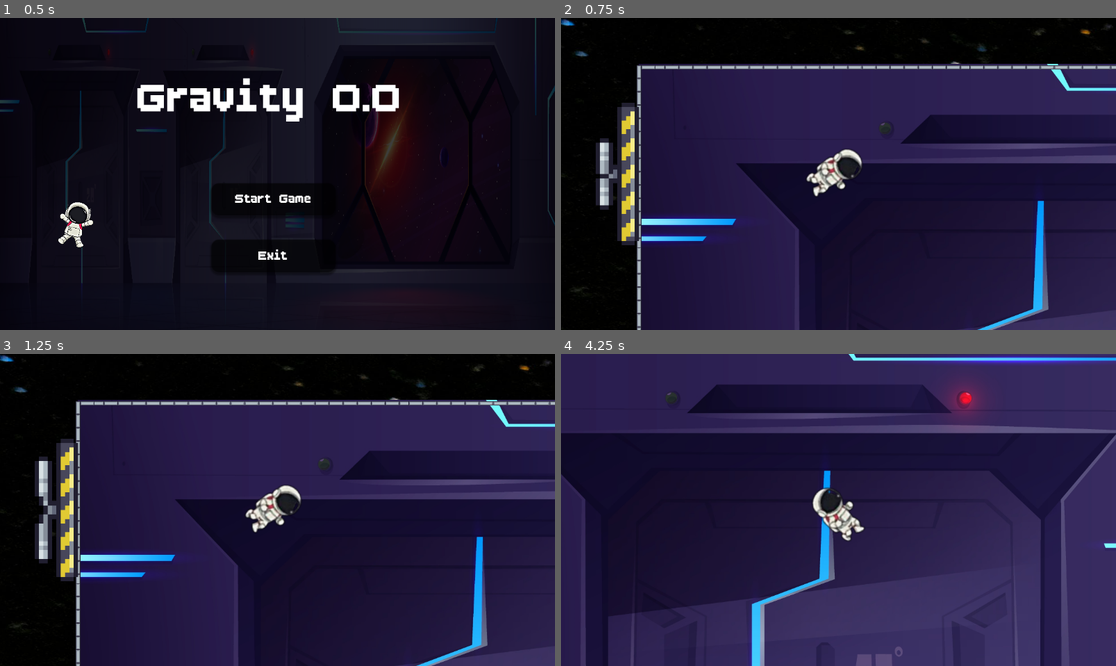
Above: before the commit, frames 1-4 (two rows, left to right).
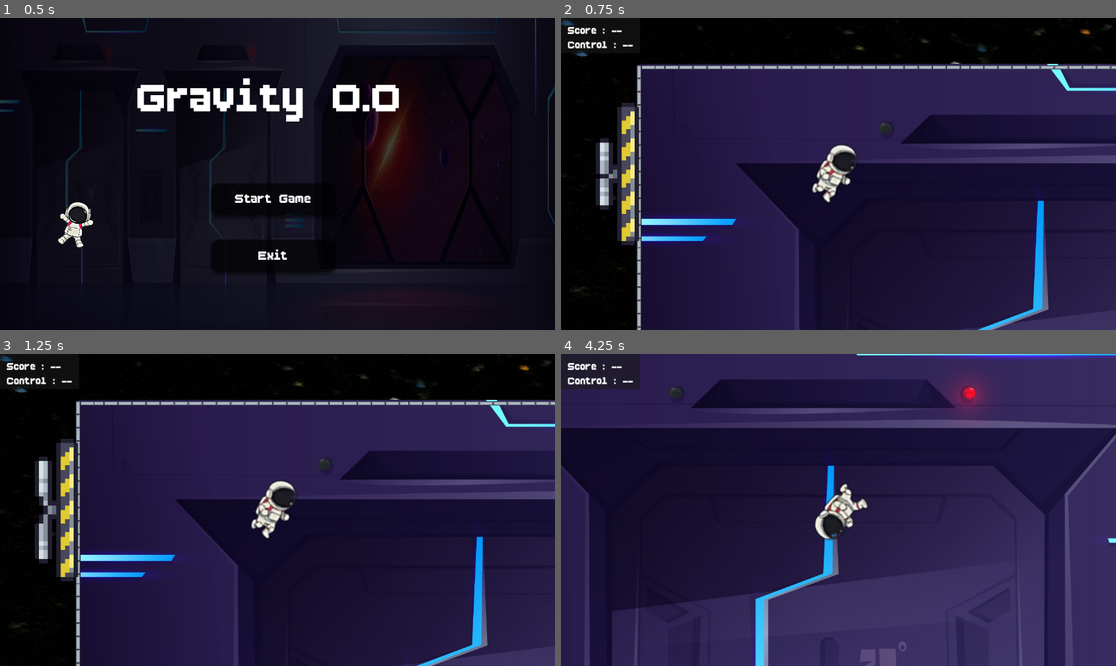
Above: after the commit, the same moments.

Repository: pritom-banik/godot-game
Game: Godot game, scene res://start_menu.tscn
Two runs of this game, one before a commit and one after it. Both use one fixed random seed, a clock stepped at 60 frames per second and the inputs below.
Inputs:
- Up to frame 1 (0.5 s): no input
- Up to frame 2 (0.75 s): click "Start Game" at 0.5 s
- Up to frame 3 (1.25 s): no input
- Up to frame 4 (4.25 s): tap Enter (ui_accept) at 1.25, 1.52, 2.27, 3.5, 3.77 s; hold Right (ui_right) 1.28-2.03 s; tap W (open_quiz) every 0.75 s from 1.35 to 3.6 s; hold Down (ui_down) 2.03-2.78 s; hold Right (ui_right) 2.78-3.53 s; hold Up (ui_up) from 3.53 s (still down)

Frame 1 is identical in both runs. In frame 2, 1.1% of the frame differs, in the area x 0-55%, y 0-60%; in frame 3, 1.1%; in frame 4, 12%, in the area x 0-100%, y 0-100%.

Commit message:
added score card,character animation,popup

Diff:
--- a/character-scene.tscn
+++ b/character-scene.tscn
@@ -1,9 +1,17 @@
-[gd_scene load_steps=6 format=3 uid="uid://bcubdf2itowf3"]
+[gd_scene load_steps=8 format=3 uid="uid://bcubdf2itowf3"]
 
 [ext_resource type="Texture2D" uid="uid://cfx0tp7stx8jd" path="res://asstes/Shadow Chara 1.png" id="1_2xs5p"]
 [ext_resource type="Script" uid="uid://f8jg42imuavk" path="res://character_scene.gd" id="1_651x7"]
 
 [sub_resource type="AtlasTexture" id="AtlasTexture_b0qm5"]
+atlas = ExtResource("1_2xs5p")
+region = Rect2(652, 0, 652, 333)
+
+[sub_resource type="AtlasTexture" id="AtlasTexture_651x7"]
+atlas = ExtResource("1_2xs5p")
+region = Rect2(0, 0, 652, 333)
+
+[sub_resource type="AtlasTexture" id="AtlasTexture_l5c3g"]
 atlas = ExtResource("1_2xs5p")
 region = Rect2(652, 0, 652, 333)
 
@@ -16,6 +24,17 @@
 "loop": true,
 "name": &"default",
 "speed": 5.0
+}, {
+"frames": [{
+"duration": 1.0,
+"texture": SubResource("AtlasTexture_651x7")
+}, {
+"duration": 1.0,
+"texture": SubResource("AtlasTexture_l5c3g")
+}],
+"loop": true,
+"name": &"floating",
+"speed": 4.0
 }]
 
 [sub_resource type="CapsuleShape2D" id="CapsuleShape2D_2xs5p"]
@@ -29,12 +48,13 @@
 [node name="animatedspite2d" type="AnimatedSprite2D" parent="."]
 texture_filter = 1
 position = Vector2(76, -23)
+rotation = -0.474808
 scale = Vector2(0.768405, 0.782282)
 sprite_frames = SubResource("SpriteFrames_embuo")
 autoplay = "default"
-frame_progress = 0.658906
+frame_progress = 0.0581023
 
 [node name="CollisionShape2D" type="CollisionShape2D" parent="."]
 position = Vector2(78, -23)
-rotation = 0.802954
+rotation = 0.310613
 shape = SubResource("CapsuleShape2D_2xs5p")
--- a/character_scene.gd
+++ b/character_scene.gd
@@ -1,30 +1,44 @@
 extends RigidBody2D
+
+@onready var animatedspite_2d: AnimatedSprite2D = $animatedspite2d
+
 
 @export var thrust := 500.0       # movement strength
 @export var torque_force := 0.0  # how strong the rotation is
 
 func _physics_process(delta: float) -> void:
 	var input_vector = Vector2.ZERO
+	animatedspite_2d.animation="default"
 
 	# Linear thrust (forward/back/left/right)
 	if Input.is_action_pressed("ui_up"):
 		input_vector.y -= 1
+		animatedspite_2d.animation="floating"
 	if Input.is_action_pressed("ui_down"):
 		input_vector.y += 1
+		animatedspite_2d.animation="floating"
 	if Input.is_action_pressed("ui_left"):
 		input_vector.x -= 1
+		animatedspite_2d.animation="floating"
 	if Input.is_action_pressed("ui_right"):
 		input_vector.x += 1
+		animatedspite_2d.animation="floating"
 
 	if input_vector != Vector2.ZERO:
 		apply_impulse(input_vector.normalized() * thrust * delta)
 
 	# Rotation control (slow turning)
-	if Input.is_action_pressed("ui_left"):
-		apply_torque_impulse(-torque_force * delta)
-	if Input.is_action_pressed("ui_right"):
-		apply_torque_impulse(torque_force * delta)
-	if Input.is_action_pressed("ui_left"):
-		angular_velocity -= torque_force * delta
-	elif Input.is_action_pressed("ui_right"):
-		angular_velocity += torque_force * delta
+	#if Input.is_action_pressed("ui_left"):
+		#apply_torque_impulse(-torque_force * delta)
+	#if Input.is_action_pressed("ui_right"):
+		#apply_torque_impulse(torque_force * delta)
+	#if Input.is_action_pressed("ui_left"):
+		#angular_velocity -= torque_force * delta
+	#elif Input.is_action_pressed("ui_right"):
+		#angular_velocity += torque_force * delta
+
+	var isleft = input_vector.x<0
+	animatedspite_2d.flip_h=isleft
+
+	var isup = input_vector.y<0
+	animatedspite_2d.flip_v = isup
--- a/main-node-2d.tscn
+++ b/main-node-2d.tscn
@@ -1,9 +1,10 @@
-[gd_scene load_steps=12 format=4 uid="uid://dbgg7volws55y"]
+[gd_scene load_steps=13 format=4 uid="uid://dbgg7volws55y"]
 
 [ext_resource type="Texture2D" uid="uid://cpii4frbmk3jt" path="res://asstes/background.jpg" id="1_imnkx"]
 [ext_resource type="Texture2D" uid="uid://cid0siarrmkra" path="res://asstes/space-2.jpg" id="1_xobtm"]
 [ext_resource type="Texture2D" uid="uid://lsmlkam74slf" path="res://asstes/Terrain (16x16).png" id="3_ecbyu"]
 [ext_resource type="PackedScene" uid="uid://bcubdf2itowf3" path="res://character-scene.tscn" id="4_xobtm"]
+[ext_resource type="FontFile" uid="uid://disptfi5qg5kq" path="res://asstes/BoldPixels.ttf" id="5_cipug"]
 [ext_resource type="PackedScene" uid="uid://b3tq3q8od4vuy" path="res://control_popup.tscn" id="5_tlhf5"]
 [ext_resource type="PackedScene" uid="uid://bfpflluyrmrhe" path="res://fan_type_something.tscn" id="6_1x62d"]
 [ext_resource type="PackedScene" uid="uid://dmh1oyh4ste50" path="res://pause_menu.tscn" id="7_o2bk8"]
@@ -200,6 +201,30 @@
 position = Vector2(91, -17)
 zoom = Vector2(0.5, 0.5)
 
+[node name="CanvasLayer" type="CanvasLayer" parent="Player/Camera2D"]
+
+[node name="Panel" type="Panel" parent="Player/Camera2D/CanvasLayer"]
+custom_minimum_size = Vector2(0, 20)
+offset_right = 164.0
+offset_bottom = 73.0
+
+[node name="Label" type="Label" parent="Player/Camera2D/CanvasLayer/Panel"]
+layout_mode = 1
+anchors_preset = 15
+anchor_right = 1.0
+anchor_bottom = 1.0
+offset_left = 14.0
+offset_top = 13.0
+offset_right = 152.0
+offset_bottom = 13.0
+grow_horizontal = 2
+grow_vertical = 2
+rotation = -0.00671016
+theme_override_fonts/font = ExtResource("5_cipug")
+theme_override_font_sizes/font_size = 26
+text = "Score : --
+Control : --"
+
 [node name="CanvasLayer" type="CanvasLayer" parent="Player"]
 
 [node name="Control-popup" parent="Player/CanvasLayer" instance=ExtResource("5_tlhf5")]
